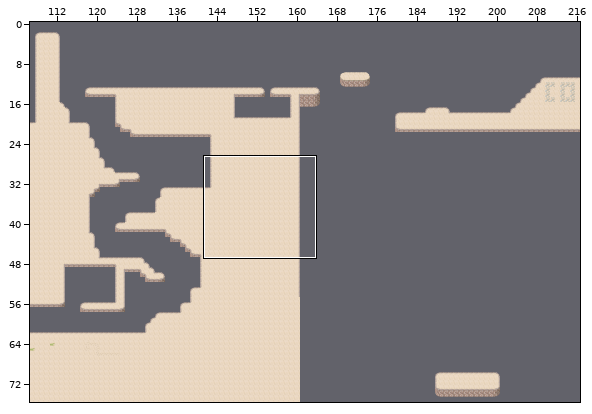
One commit to this Tiled map: DestroyTheNuduhake/assets/mapa.tmx. Above, an overview of the earlier version with the close-up marked.
Close-up. Before:
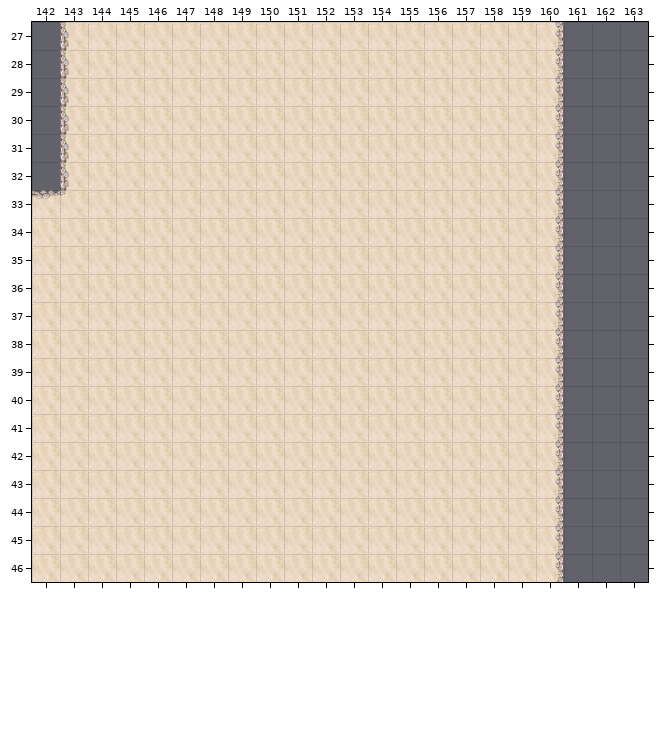
Cells are 32x32 px. Shown: x 142..163, y 27..46. The commit also changed other parts of the map, which this record leaves out.
Once edited:
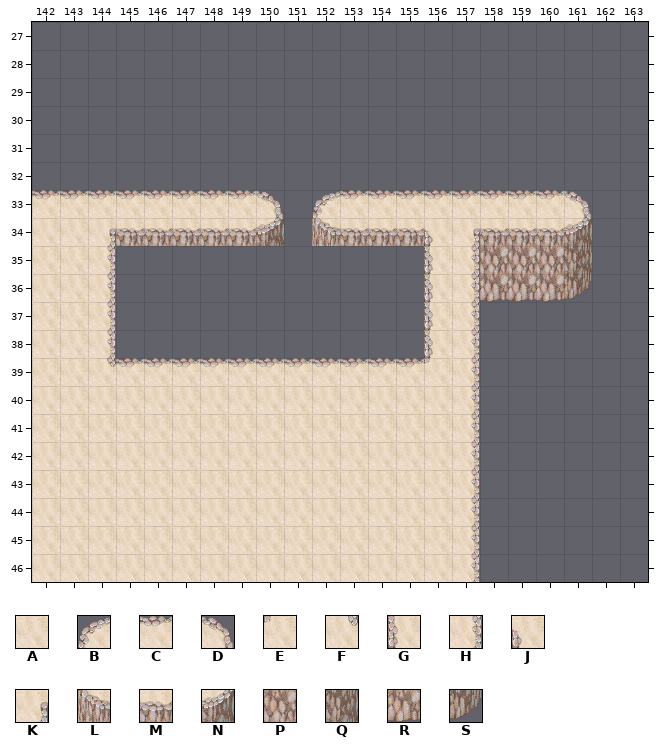
Key: from "desert": A 1, B 40, C 41, D 42, E 43, F 44, G 48, H 50, J 51, K 52, L 56, M 57, N 58, P 65, Q 66, R 70, S 71.
_ is an empty cell.
Change:
Layer "Camada de Tiles 1":
Tile A gives way to tile B in row 33 at x 152.
Tile A gives way to tile C in row 33 at x 144 to 149 and 153 to 159; in row 39 at x 145 to 155.
Tile E gives way to tile C in row 33 at x 143.
Tile H gives way to tile C in row 33 at x 160.
Tile A gives way to tile D in row 33 at x 150.
The edit adds tile D in row 33 at x 161.
Tile A gives way to tile E in row 39 at x 156.
Tile A gives way to tile F in row 39 at x 144.
Tile A gives way to tile G in rows 35 to 38 at x 156.
Tile A gives way to tile H in rows 35 to 38 at x 144 and 157; in rows 39 to 46 at x 157.
Tile A gives way to tile J in row 34 at x 156.
Tile A gives way to tile K in row 34 at x 144 and 157.
Tile A gives way to tile L in row 34 at x 152.
Tile A gives way to tile M in row 34 at x 145 to 149, 153 to 155 and 158 to 159.
Tile H gives way to tile M in row 34 at x 160.
Tile A gives way to tile N in row 34 at x 150.
The edit adds tile N in row 34 at x 161.
Tile A gives way to tile P in row 35 at x 158 to 159.
Tile H gives way to tile P in row 35 at x 160.
The edit adds tile Q in row 35 at x 161.
Tile A gives way to tile R in row 36 at x 158 to 159.
Tile H gives way to tile R in row 36 at x 160.
The edit adds tile S in row 36 at x 161.
Tile A is removed in rows 27 to 32 at x 144 to 159; in rows 33 to 34 at x 151; in rows 35 to 36 at x 145 to 155; in rows 37 to 38 at x 145 to 155 and 158 to 159; in rows 39 to 46 at x 158 to 159.
Tile G is removed in rows 27 to 32 at x 143.
Tile H is removed in rows 27 to 32 at x 160; in rows 37 to 46 at x 160.
Pixel boxes of the changes (left, top, right, bottom) in both close-ups:
changed: (60, 22, 592, 582)
